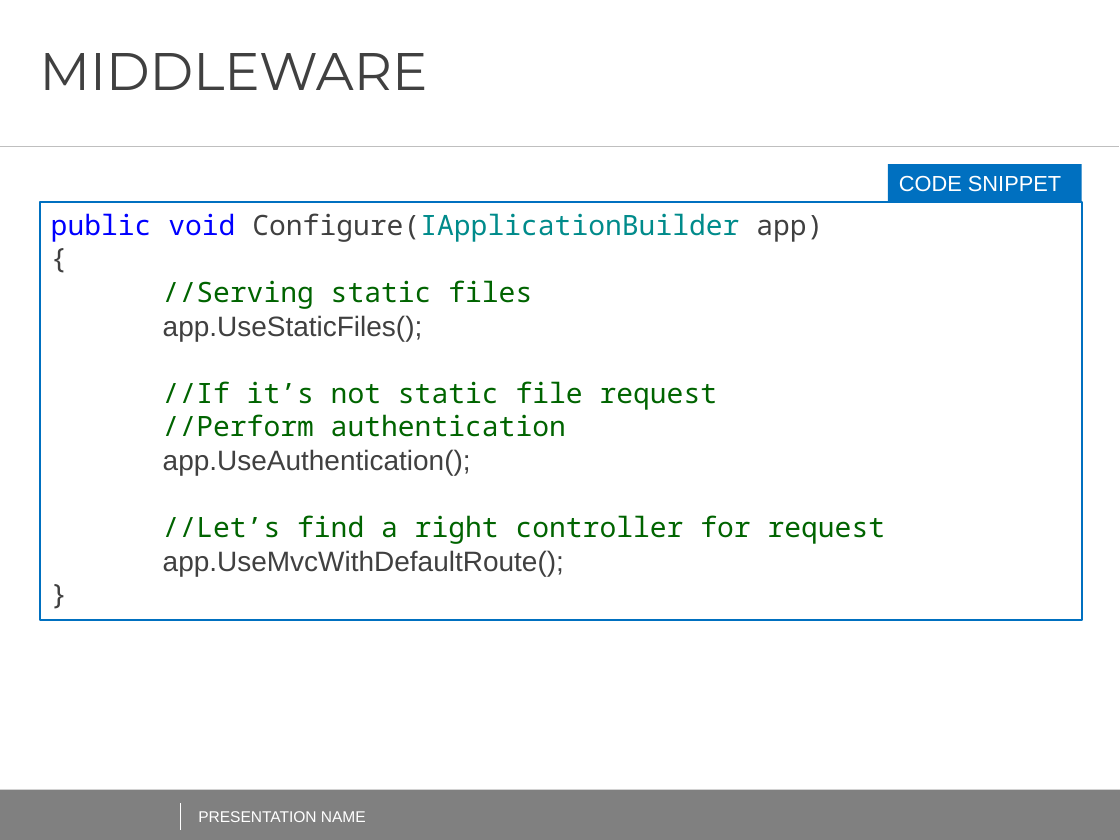
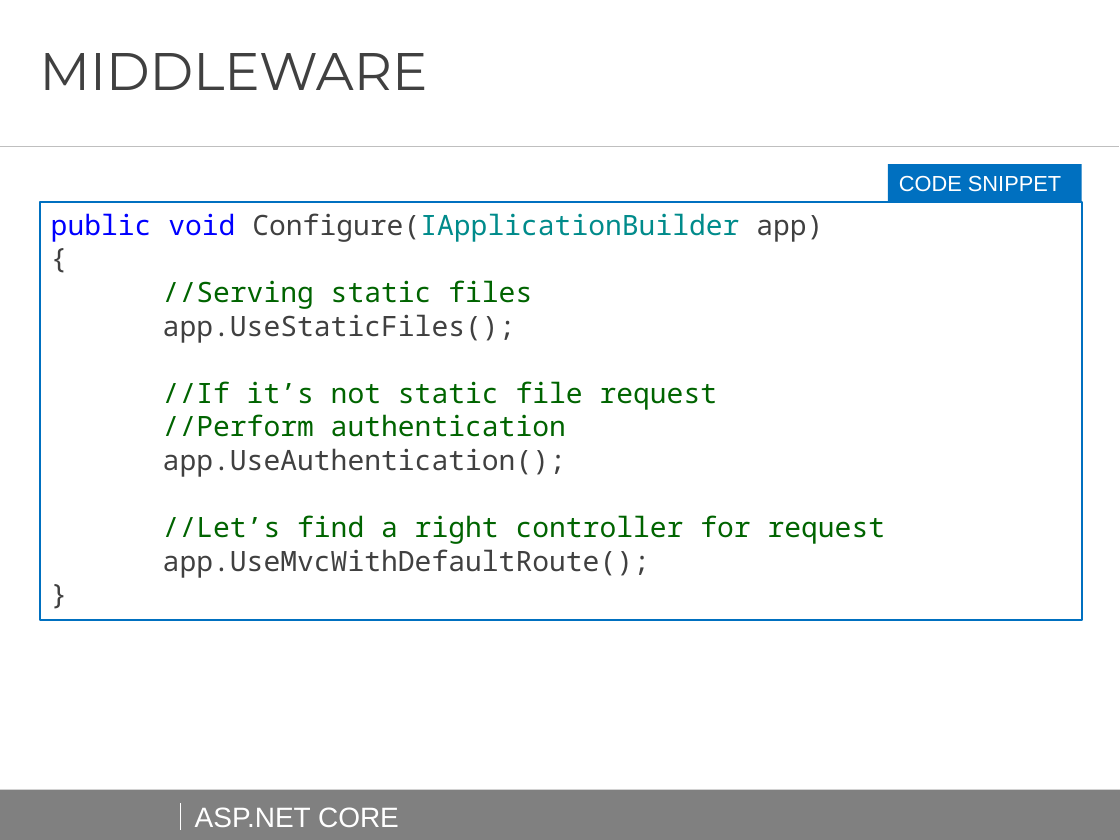
Before and after one commit to AndreiShenets/ASP.NET-Lectures, a slide deck: slide 17 of docs/ASP.NET CORE - iTechArt 2018.pptx. Drawn at 1120x840 pixels with LibreOffice and Linux fonts; fonts in the diff are those of the drawing; background and template pictures are left out. Boxes give left, top, right and bottom in pixels: in the first picture for what was removed or moved away, otherwise in the second. Text is boxed around its words. In the diff, an @@ line names an element or a change of style, - is before the commit and + after.

```diff
--- a/docs/ASP.NET CORE - iTechArt 2018.pptx
+++ b/docs/ASP.NET CORE - iTechArt 2018.pptx
@@ text in rectangle at [163, 314, 650, 578]: font Arial to Noto Sans Mono in "app.UseStaticFiles();", "app.UseAuthentication();", "app.UseMvcWithDefaultRoute();" @@
@@ text added at [195, 807, 399, 827], 18 pt, text #FFFFFF @@
+ASP.NET CORE
@@ text removed at [198, 811, 366, 822] @@
-PRESENTATION NAME
```
Also in this commit, not shown: 21 other slides changed, 1 slide added, 1 slide removed, 2 other files.
